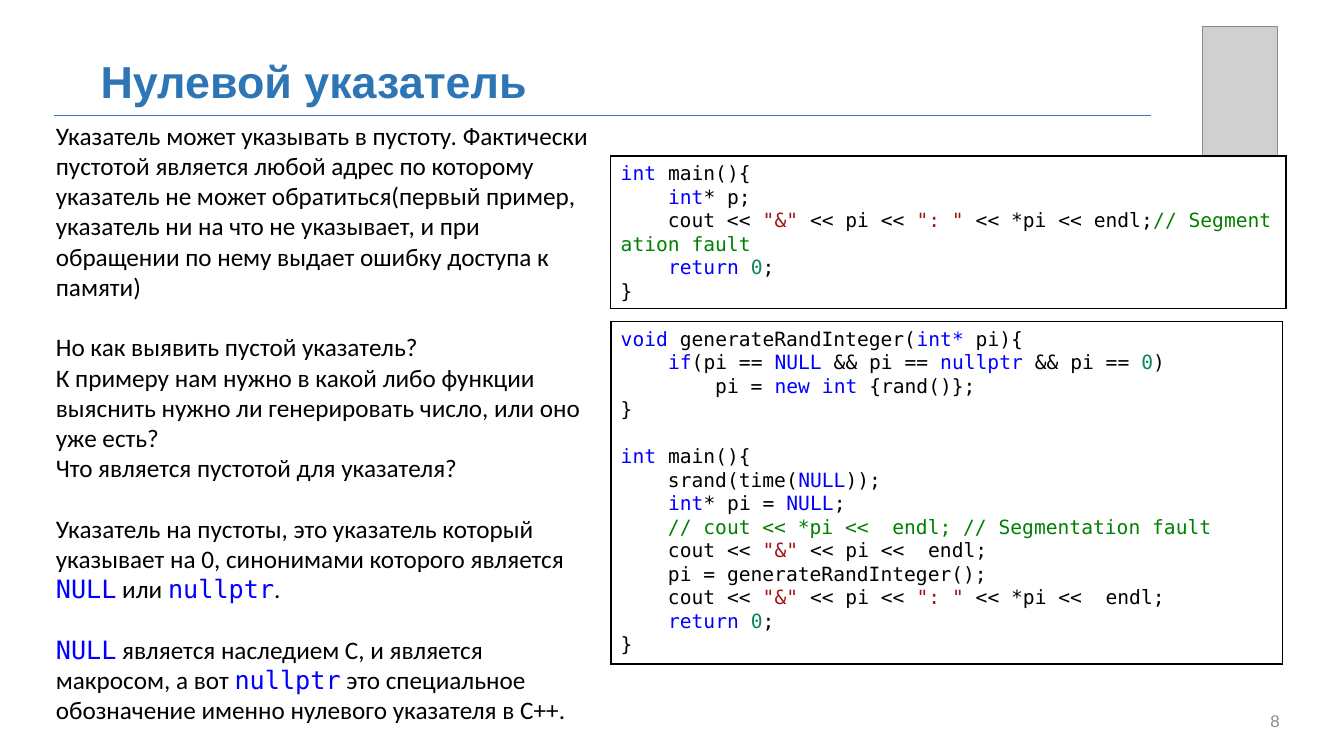
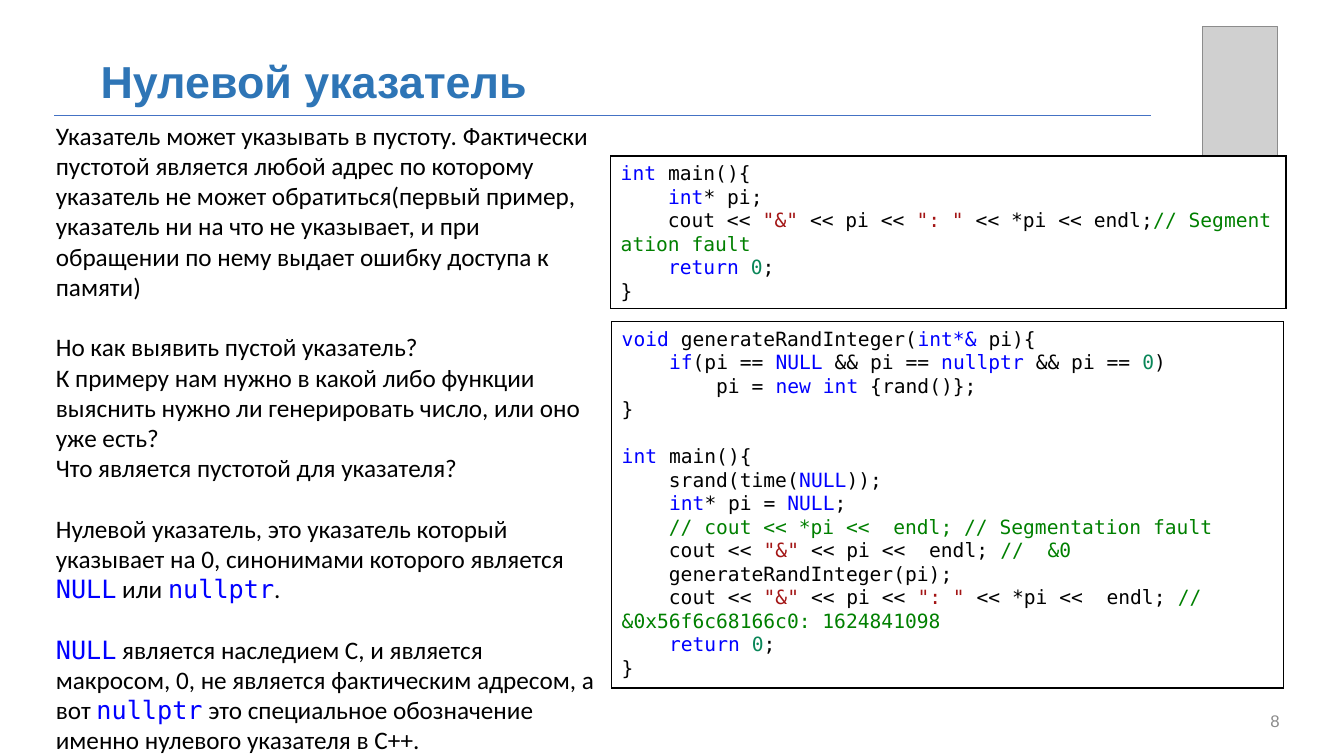
Before and after one commit to MUCTR-IKT-CPP/cpp_course, a slide deck: slide 8 of Лекции/2025/3/Пользовательские типы, структры, объединения.pptx. Drawn at 1344x756 pixels with LibreOffice and Linux fonts; fonts in the diff are those of the drawing; grey boxes stand for pictures; background and template pictures are left out. Boxes give left, top, right and bottom in pixels: in the first picture for what was removed or moved away, otherwise in the second. Text is boxed around its words. In the diff, an @@ line names an element or a change of style, - is before the commit and + after.

```diff
--- a/Лекции/2025/3/Пользовательские типы, структры, объединения.pptx
+++ b/Лекции/2025/3/Пользовательские типы, структры, объединения.pptx
@@ text in rectangle at (x1=668, y1=189, x2=762, y2=208): text changed; text colour #0000FF to #000000 @@
-int* p;
+int* pi;
@@ rectangle "void generateRandInteger(int*& pi){" resized from (x1=611, y1=322, x2=1284, y2=664) to (x1=612, y1=322, x2=1285, y2=689) @@
@@ text in rectangle at (x1=622, y1=331, x2=1036, y2=351): text changed @@
-void generateRandInteger(int* pi){
+void generateRandInteger(int*& pi){
@@ text at (x1=56, y1=521, x2=594, y2=753): text changed @@
-Указатель на пустоты, это указатель который указывает на 0, синонимами которого является NULL или nullptr.
-NULL является наследием С, и является макросом, а вот nullptr это специальное обозначение именно нулевого указателя в С++.
+Нулевой указатель, это указатель который указывает на 0, синонимами которого является NULL или nullptr.
+NULL является наследием С, и является макросом, 0, не является фактическим адресом, а вот nullptr это специальное обозначение именно нулевого указателя в С++.
@@ text in rectangle at (x1=622, y1=542, x2=1166, y2=629): text changed @@
-cout << "&" << pi << endl;
-pi = generateRandInteger();
-cout << "&" << pi << ": " << *pi << endl;
+cout << "&" << pi << endl; // &0
+generateRandInteger(pi);
+cout << "&" << pi << ": " << *pi << endl; // &0x56f6c68166c0: 1624841098
```
Also in this commit, not shown: 7 other slides changed, 6 slides added, 1 slide removed, 1 other file.
